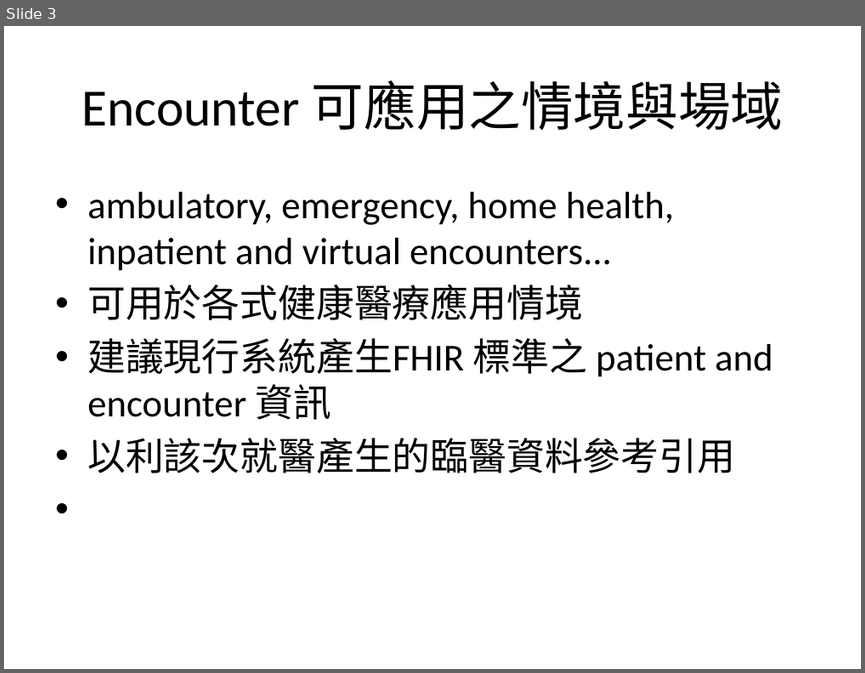
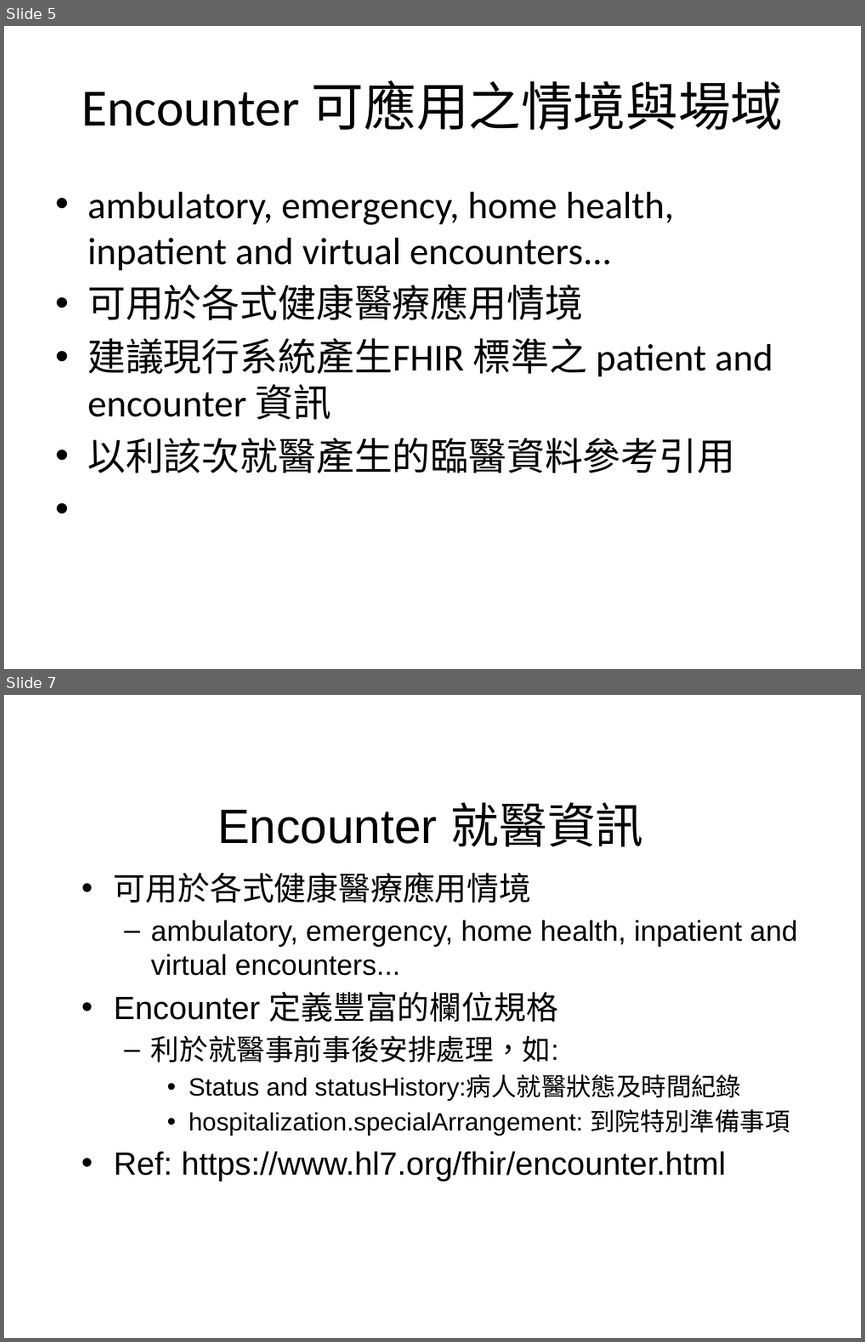
Before and after one commit to mos2718/FHIRspec, a slide deck: Spec/Encounter.pptx. Shown one above the other, each under a label of ours: slide 3 before the commit, slides 5 and 7 after it; the slides between them are not shown. The pictures are 865x673 and 865x1342 pixels, drawn with LibreOffice and Linux fonts; fonts in the diff are those of the drawing. Boxes give left, top, right and bottom in pixels: in the first picture for what was removed or moved away, otherwise in the second. Text is boxed around its words. In the diff, an @@ line names an element or a change of style, - is before the commit and + after.

```diff
--- a/Spec/Encounter.pptx
+++ b/Spec/Encounter.pptx
@@ slide 7 added at [4,695,861,1338], background #FFFFFF @@
@@ title added at [217,802,644,847], 40.5 pt, text #000000 @@
+Encounter 就醫資訊
@@ text added at [114,872,797,1180], 24 pt, text #000000 @@
+• 可用於各式健康醫療應用情境
+  – ambulatory, emergency, home health, inpatient and virtual encounters...
+• Encounter 定義豐富的欄位規格
+  – 利於就醫事前事後安排處理，如:
+    • Status and statusHistory:病人就醫狀態及時間紀錄
+    • hospitalization.specialArrangement: 到院特別準備事項
+• Ref: https://www.hl7.org/fhir/encounter.html
@@ what was slide 3 is now slide 5 @@
```
Also in this commit, not shown: 1 slide changed, 18 other slides added, 6 other files.
